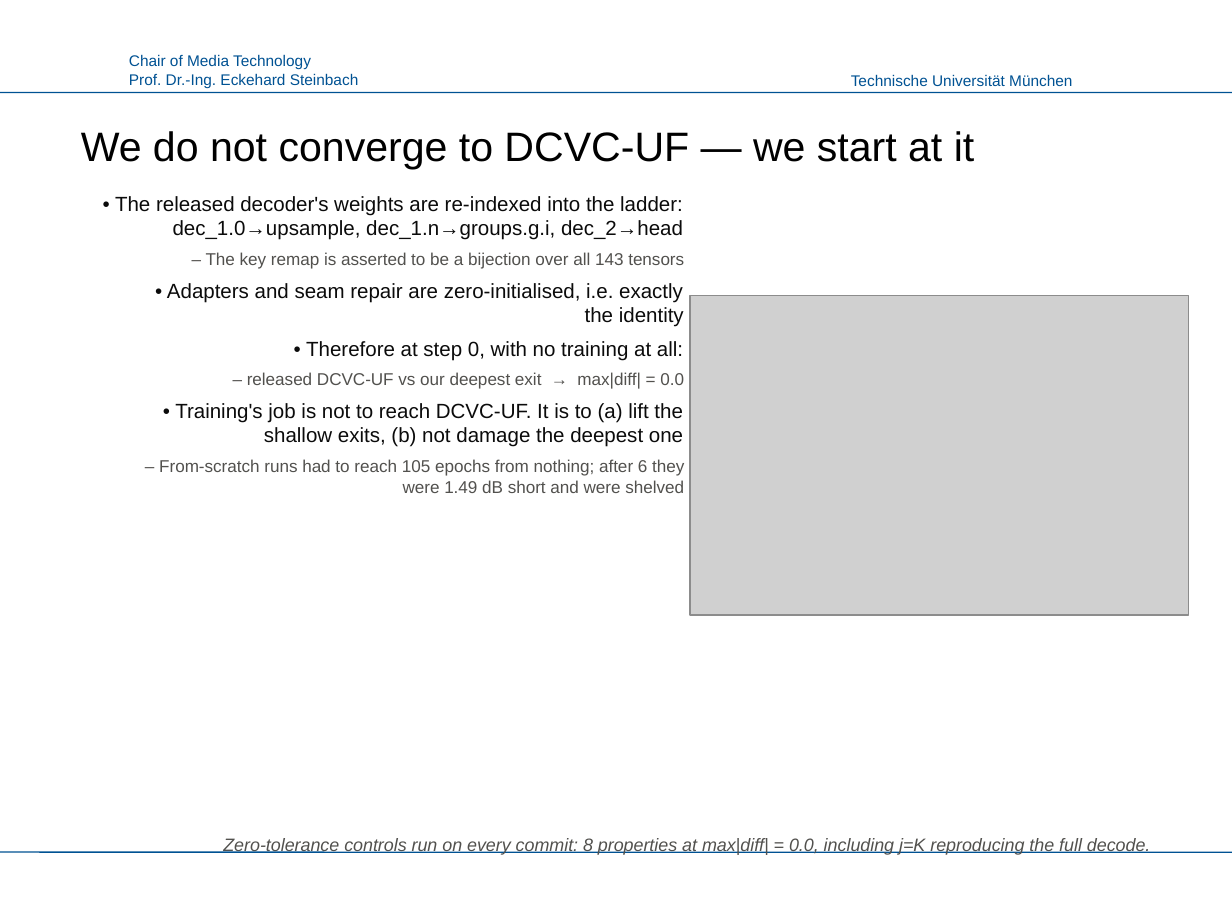
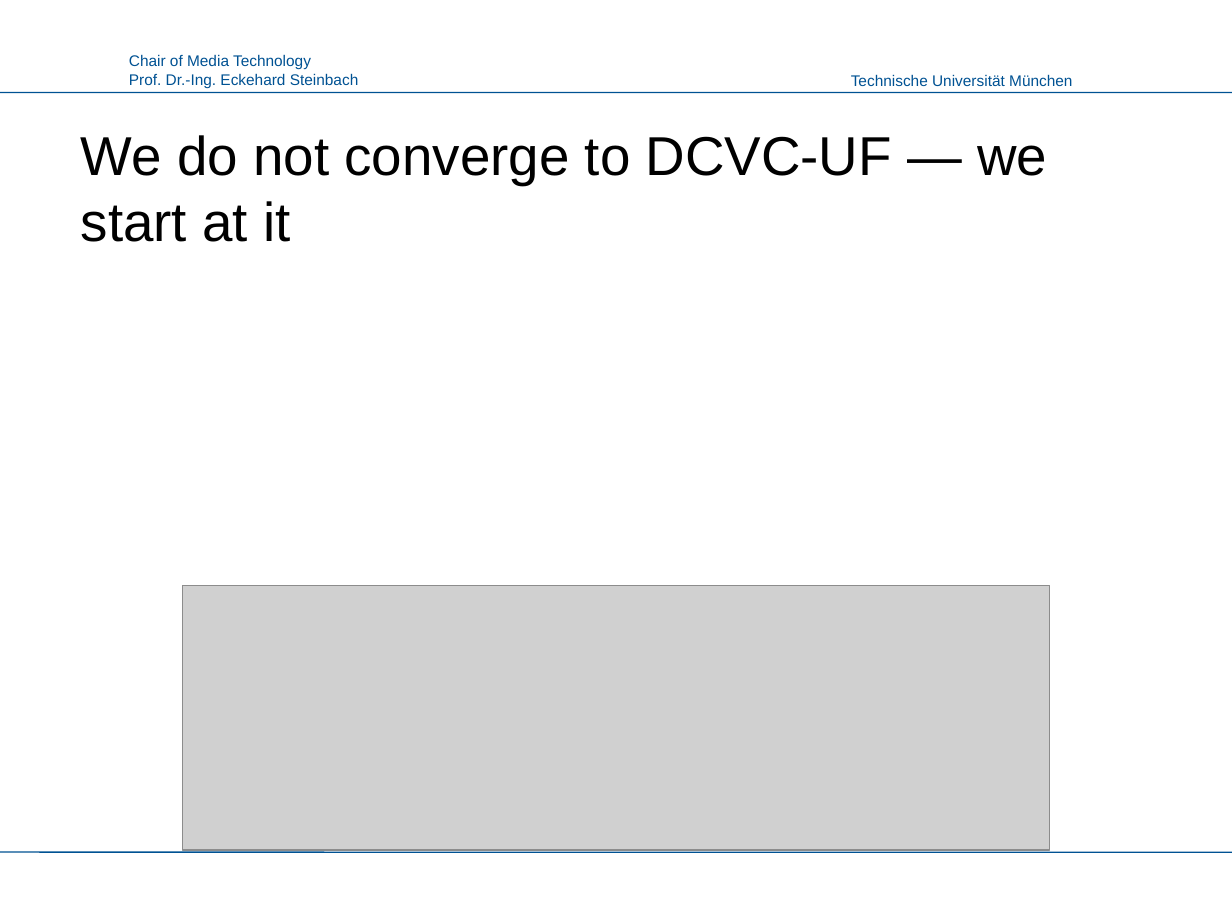
Before and after one commit to canerim/FLEX-FLOP, a slide deck: slide 4 of paper/FLEX-UF_LMT.pptx. Drawn at 1232x924 pixels with LibreOffice and Linux fonts; fonts in the diff are those of the drawing; grey boxes stand for pictures; background and template pictures are left out. Boxes give left, top, right and bottom in pixels: in the first picture for what was removed or moved away, otherwise in the second. Text is boxed around its words. In the diff, an @@ line names an element or a change of style, - is before the commit and + after.

```diff
--- a/paper/FLEX-UF_LMT.pptx
+++ b/paper/FLEX-UF_LMT.pptx
@@ title "We do not converge to ..." at (x1=81, y1=135, x2=1047, y2=242): size 24 to 32 pt @@
@@ text removed at (x1=115, y1=196, x2=684, y2=493) @@
-• The released decoder's weights are re-indexed into the ladder: dec_1.0→upsample, dec_1.n→groups.g.i, dec_2→head
-  – The key remap is asserted to be a bijection over all 143 tensors
-• Adapters and seam repair are zero-initialised, i.e. exactly the identity
-• Therefore at step 0, with no training at all:
-  – released DCVC-UF vs our deepest exit → max|diff| = 0.0
-• Training's job is not to reach DCVC-UF. It is to (a) lift the shallow exits, (b) not damage the deepest one
-  – From-scratch runs had to reach 105 epochs from nothing; after 6 they were 1.49 dB short and were shelved
@@ picture removed at (x1=690, y1=296, x2=1189, y2=615) @@
@@ picture added at (x1=182, y1=585, x2=1050, y2=850) @@
@@ text removed at (x1=223, y1=838, x2=1150, y2=855) @@
-Zero-tolerance controls run on every commit: 8 properties at max|diff| = 0.0, including j=K reproducing the full decode.
```
Also in this commit, not shown: 3 other slides changed, 8 slides added, 8 slides removed, 10 other files.
